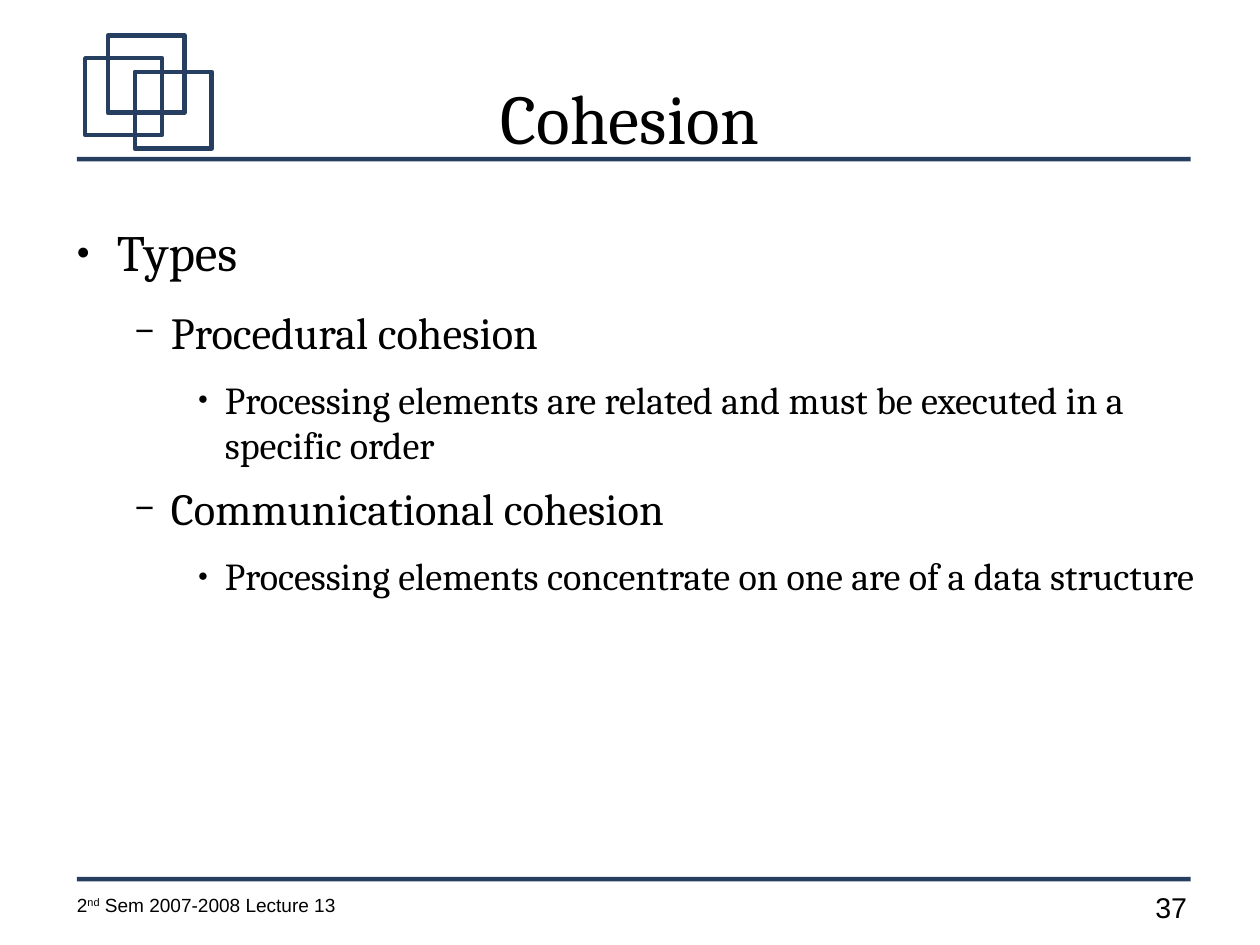
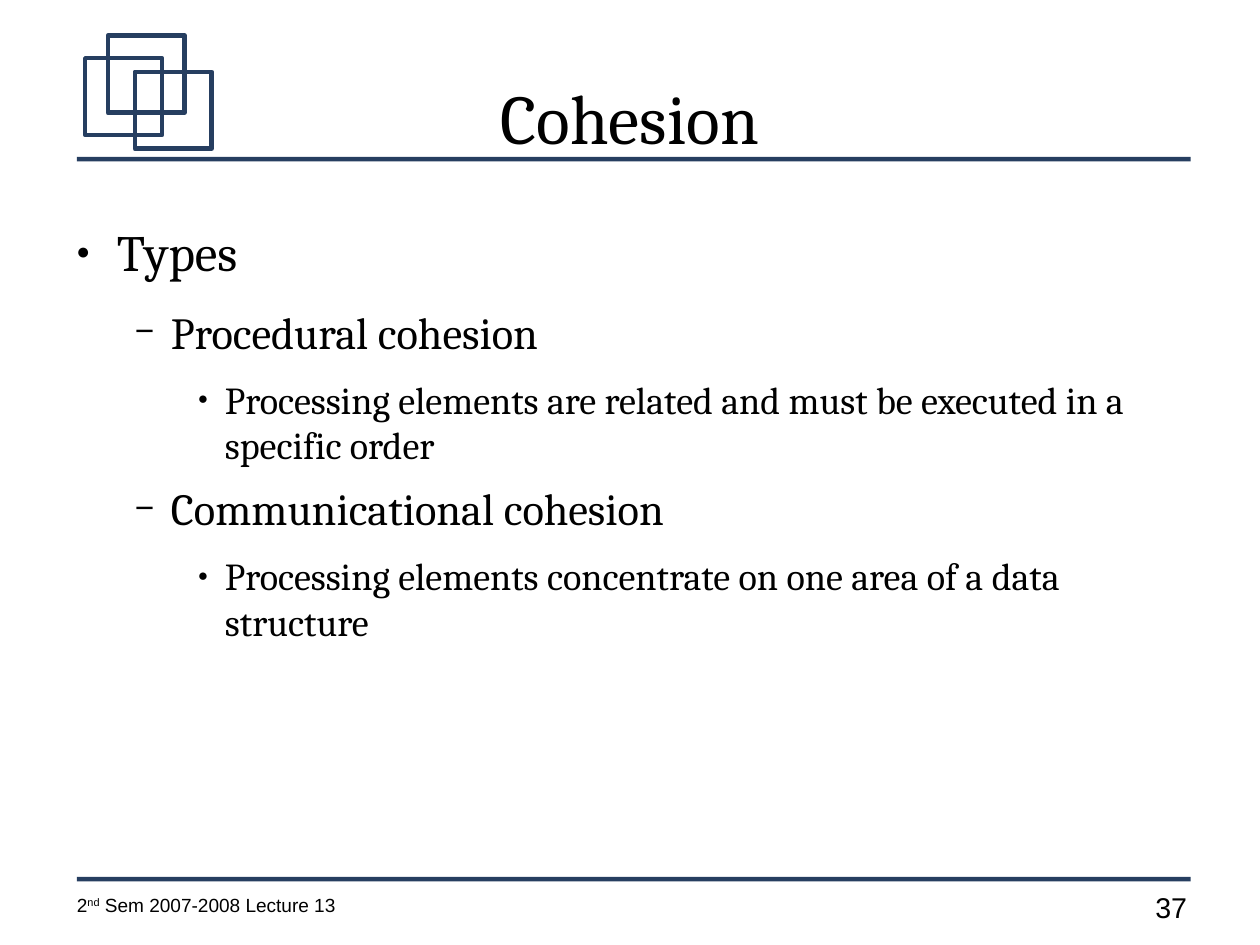
Before and after one commit to jachermocilla/jach-homepage, a slide deck: slide 37 of CMSC128-2nd-Sem-2007-L13.odp. Drawn at 1260x945 pixels with LibreOffice and Linux fonts; fonts in the diff are those of the drawing. Boxes give left, top, right and bottom in pixels: in the first picture for what was removed or moved away, otherwise in the second. Text is boxed around its words. In the diff, an @@ line names an element or a change of style, - is before the commit and + after.

```diff
--- a/CMSC128-2nd-Sem-2007-L13.odp
+++ b/CMSC128-2nd-Sem-2007-L13.odp
@@ text at box(225, 563, 1060, 637): text changed @@
-    ● Processing elements concentrate on one are of a data structure
+    ● Processing elements concentrate on one area of a data structure
```
Also in this commit, not shown: 7 slides added, 1 slide removed.
